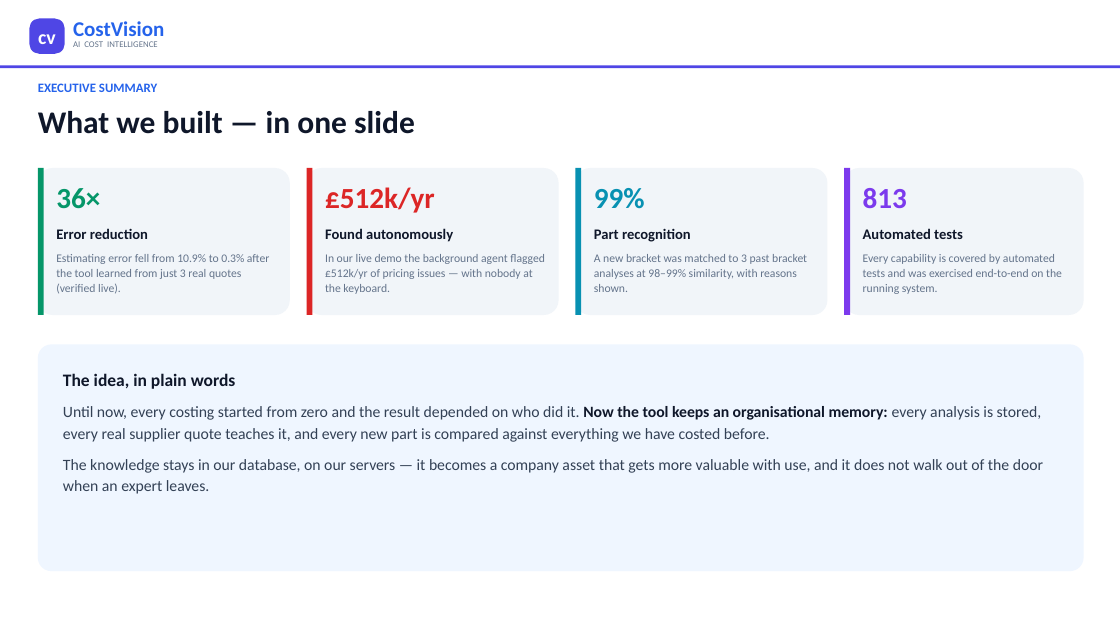
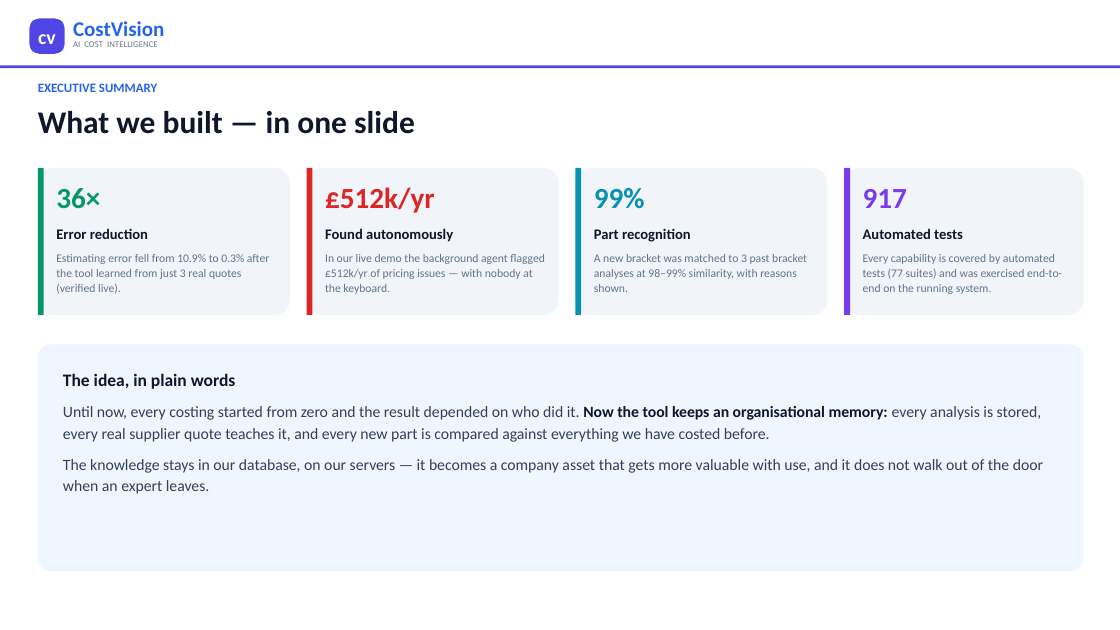
Before and after one commit to bhosaleavinash546/leamington-marathi, a slide deck: slide 2 of CostVision-Agentic-AI-Management-Presentation.pptx. Drawn at 1120x630 pixels with LibreOffice and Linux fonts; fonts in the diff are those of the drawing. Boxes give left, top, right and bottom in pixels: in the first picture for what was removed or moved away, otherwise in the second. Text is boxed around its words. In the diff, an @@ line names an element or a change of style, - is before the commit and + after.

```diff
--- a/CostVision-Agentic-AI-Management-Presentation.pptx
+++ b/CostVision-Agentic-AI-Management-Presentation.pptx
@@ text at <box>863,189,907,208</box>: text changed @@
-813
+917
@@ text at <box>863,254,1062,294</box>: text changed @@
-Every capability is covered by automated tests and was exercised end-to-end on the running system.
+Every capability is covered by automated tests (77 suites) and was exercised end-to-end on the running system.
```
Also in this commit, not shown: 2 other slides changed, 1 slide added, 1 other file.
